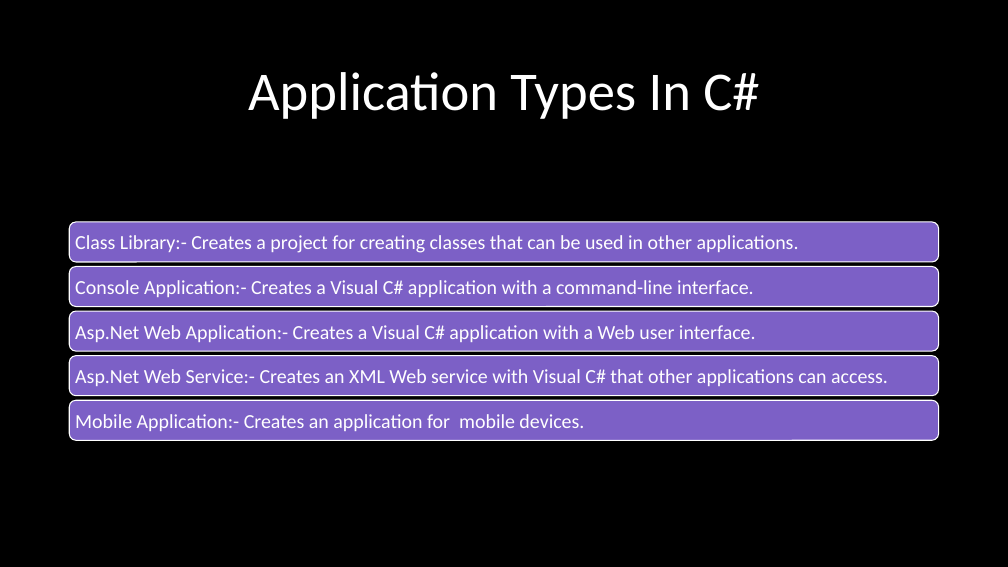
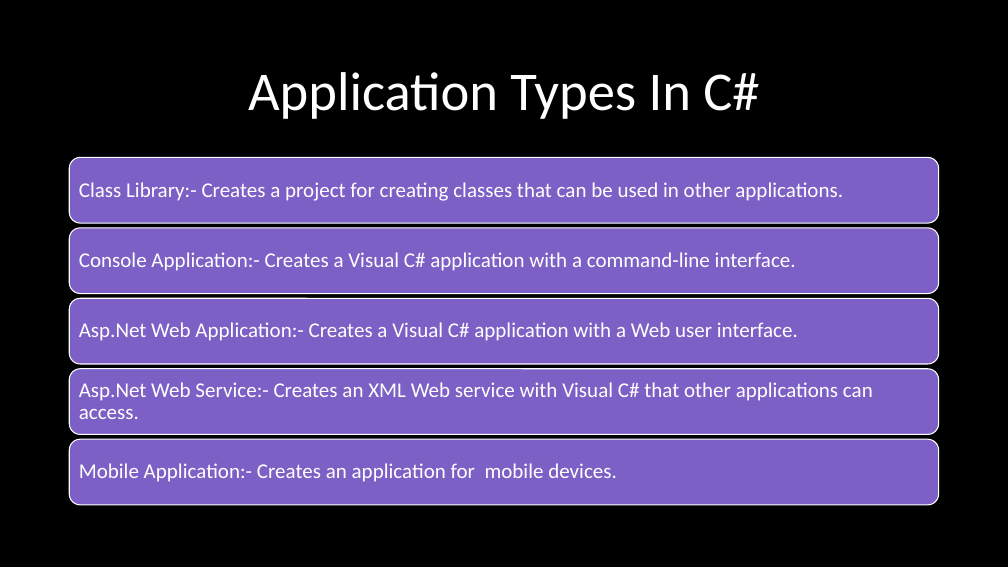
Before and after one commit to Aitrich-Technologies/Asp.Net-Core-Batch-30, a slide deck: slide 9 of Asp.NetCore/2.C#/Presentation/c#.pptx. Drawn at 1008x567 pixels with LibreOffice and Linux fonts; fonts in the diff are those of the drawing. Boxes give left, top, right and bottom in pixels: in the first picture for what was removed or moved away, otherwise in the second. Text is boxed around its words. In the diff, an @@ line names an element or a change of style, - is before the commit and + after.

```diff
--- a/Asp.NetCore/2.C#/Presentation/c#.pptx
+++ b/Asp.NetCore/2.C#/Presentation/c#.pptx
@@ rounded rectangle: place and size @@
-rounded rectangle at (70,267,939,307)
+rounded rectangle at (70,157,939,223)
@@ size 19 to 20 pt; line spacing 1 to 0.9 in 5 elements at (79,322,798,341), (79,252,796,271), (79,382,873,419), (79,463,617,482), (79,182,843,201) @@
@@ text "Class Library:- Creates a project ...": place and size @@
-text "Class Library:- Creates a project ..." at (75,235,799,253)
+text "Class Library:- Creates a project ..." at (79,182,843,201)
@@ rounded rectangle: place and size @@
-rounded rectangle at (70,222,939,262)
+rounded rectangle at (70,228,939,293)
@@ text "Console Application:- Creates a Visual ...": place and size @@
-text "Console Application:- Creates a Visual ..." at (75,280,754,297)
+text "Console Application:- Creates a Visual ..." at (79,252,796,271)
@@ rounded rectangle: place and size @@
-rounded rectangle at (70,312,939,352)
+rounded rectangle at (70,299,939,364)
@@ rounded rectangle: place and size @@
-rounded rectangle at (70,400,939,440)
+rounded rectangle at (70,369,939,435)
@@ text "Asp.Net Web Service:- Creates an ...": place and size @@
-text "Asp.Net Web Service:- Creates an ..." at (75,369,888,386)
+text "Asp.Net Web Service:- Creates an ..." at (79,382,873,419)
@@ rounded rectangle: place and size @@
-rounded rectangle at (70,355,939,395)
+rounded rectangle at (70,439,939,505)
@@ text "Mobile Application:- Creates an application ...": place and size @@
-text "Mobile Application:- Creates an application ..." at (75,414,584,431)
+text "Mobile Application:- Creates an application ..." at (79,463,617,482)
```
Also in this commit, not shown: 5 other slides changed, 29 other files.
